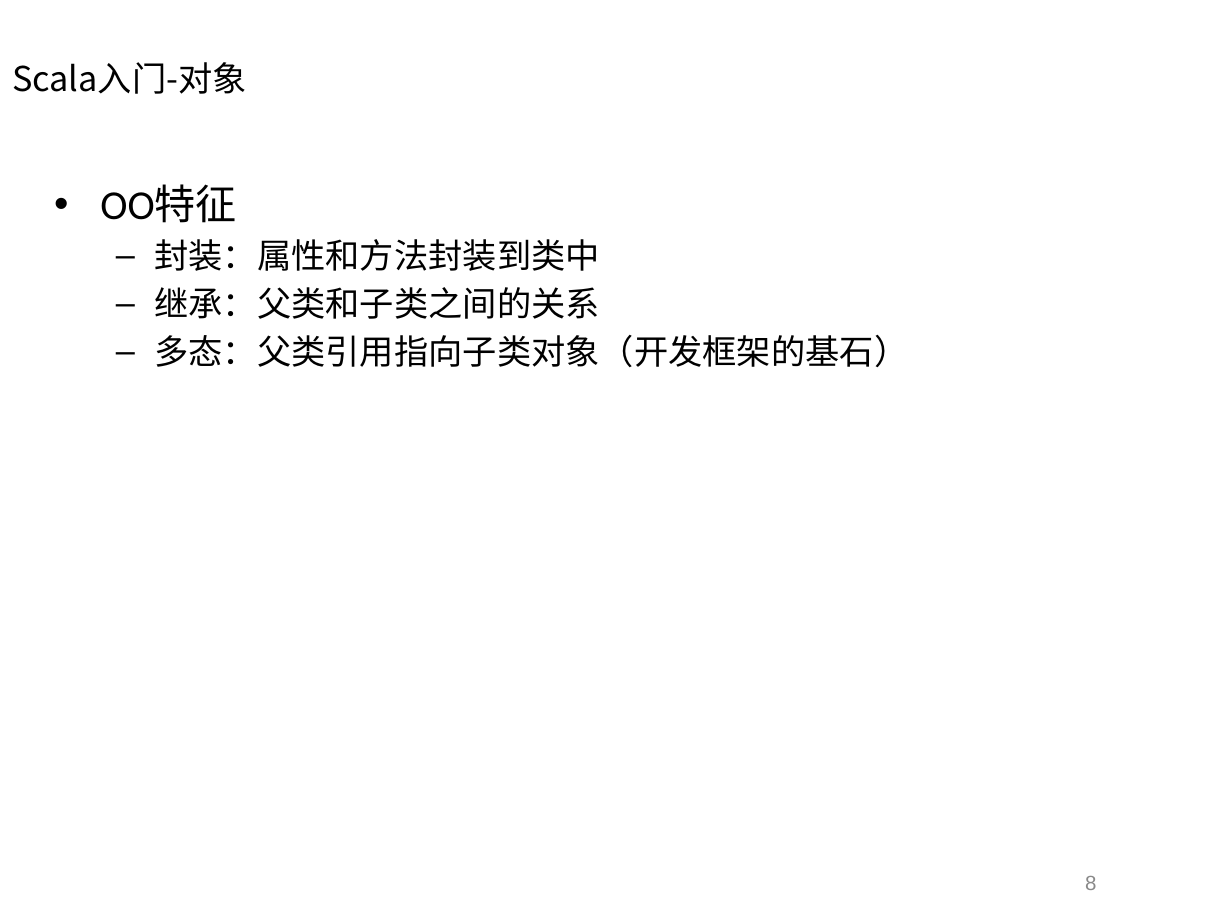
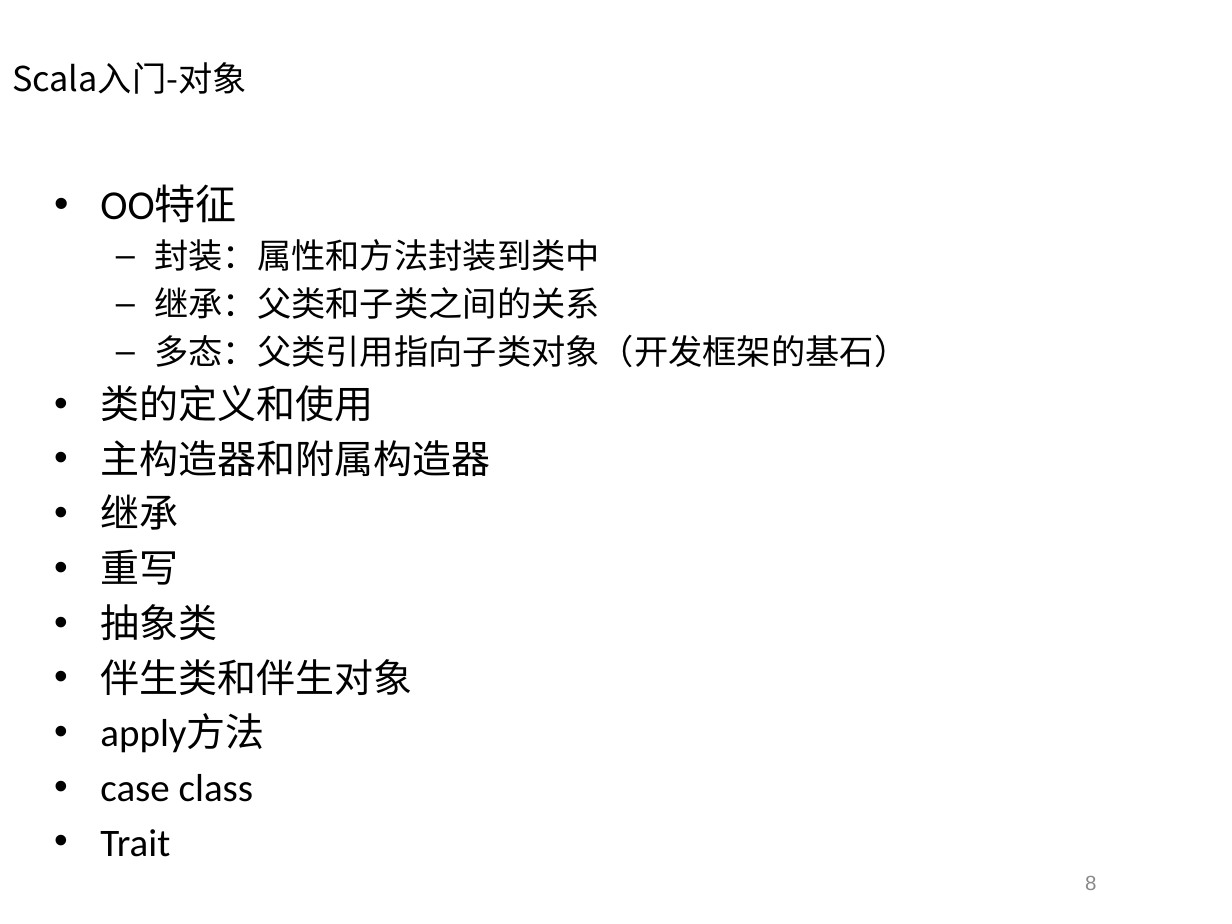
Before and after one commit to tonny0812/scala-tutorials, a slide deck: slide 8 of document/Scala入门.pptx. Drawn at 1232x924 pixels with LibreOffice and Linux fonts; fonts in the diff are those of the drawing; background and template pictures are left out. Boxes give left, top, right and bottom in pixels: in the first picture for what was removed or moved away, otherwise in the second. Text is boxed around its words. In the diff, an @@ line names an element or a change of style, - is before the commit and + after.

Commit message:
Scala 更新 类 trait apply 集合

```diff
--- a/document/Scala入门.pptx
+++ b/document/Scala入门.pptx
@@ text at [100,385,490,857]: paragraphs added @@
+• 类的定义和使用
+• 主构造器和附属构造器
+• 继承
+• 重写
+• 抽象类
+• 伴生类和伴生对象
+• apply方法
+• case class
+• Trait
```
Also in this commit, not shown: 9 other files.
